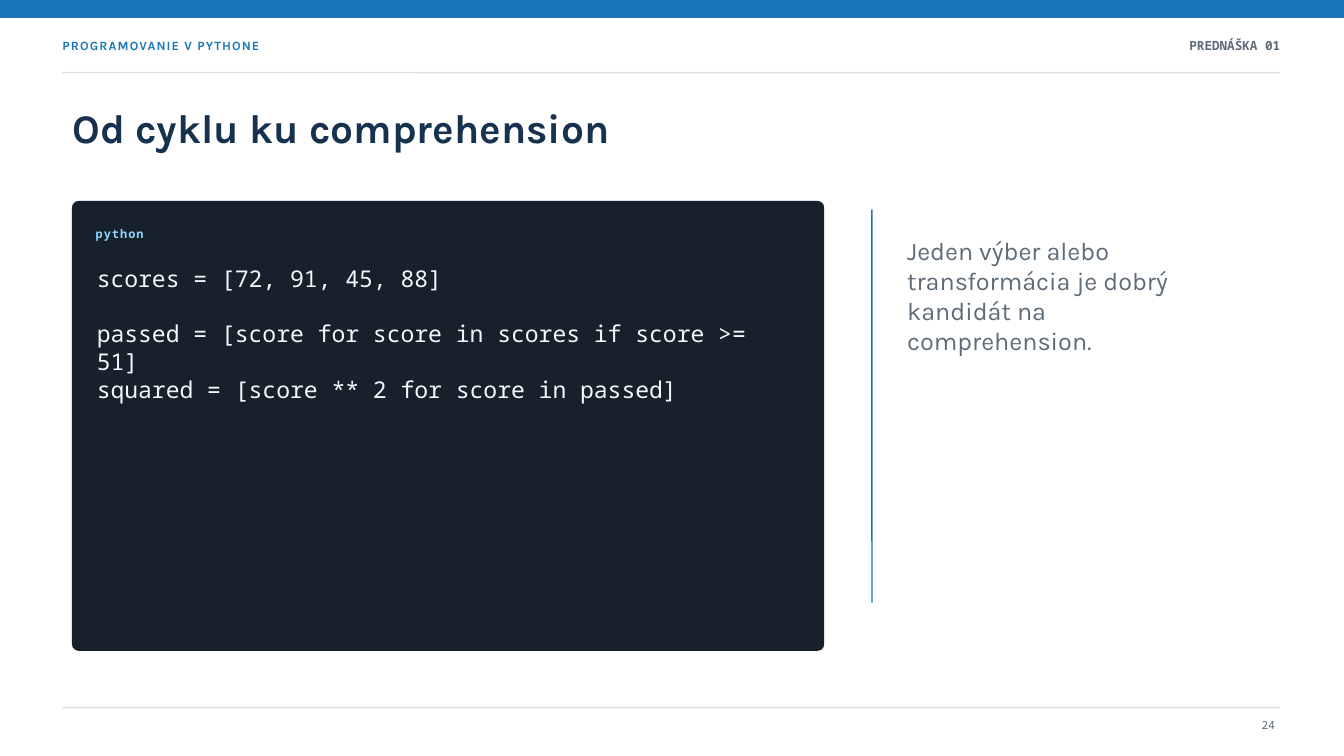
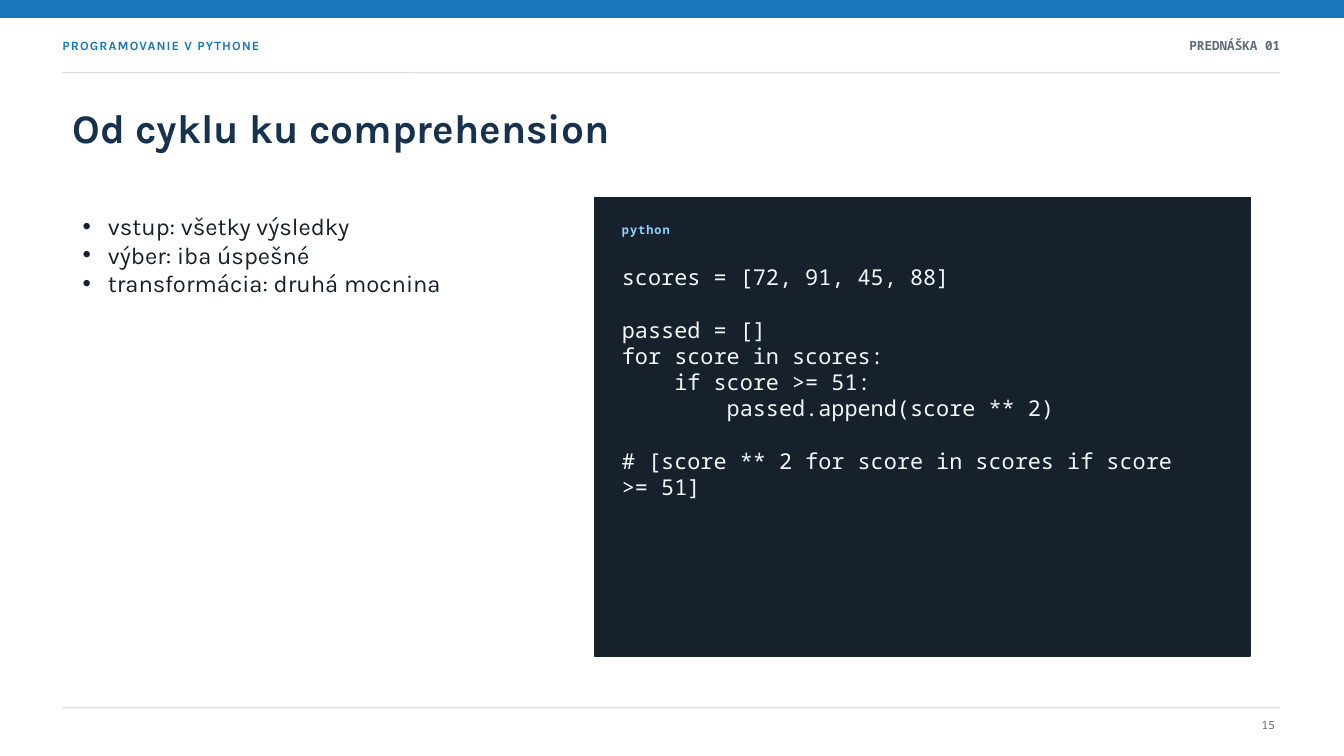
Before and after one commit to marek-horvath/python, a slide deck: slide 15 of presentations/01-uvod-ku-pythonu.sk.pptx (slide 24 before the commit). Drawn at 1344x756 pixels with LibreOffice and Linux fonts; fonts in the diff are those of the drawing. Boxes give left, top, right and bottom in pixels: in the first picture for what was removed or moved away, otherwise in the second. Text is boxed around its words. In the diff, an @@ line names an element or a change of style, - is before the commit and + after.

```diff
--- a/presentations/01-uvod-ku-pythonu.sk.pptx
+++ b/presentations/01-uvod-ku-pythonu.sk.pptx
@@ rounded rectangle removed at <box>73,202,824,650</box> @@
@@ rectangle added at <box>595,198,1250,656</box>, fill #17212B, outline #17212B 1 pt @@
@@ text added at <box>108,217,441,293</box>, 17 pt, text #18212B @@
+• vstup: všetky výsledky
+• výber: iba úspešné
+• transformácia: druhá mocnina
@@ text "python": place and size @@
-text "python" at <box>96,229,144,241</box>
+text "python" at <box>622,225,670,237</box>
@@ line removed from (872, 210) to (872, 603) @@
@@ text at <box>622,269,949,289</box>: size 16.5 to 15.6 pt in "scores = [72, 91, 45, 88]" @@
@@ text "scores = [72, 91, 45, ...": place and size @@
-text "scores = [72, 91, 45, ..." at <box>97,270,704,403</box>
+text "scores = [72, 91, 45, ..." at <box>622,269,1171,499</box>
@@ text removed at <box>907,241,1167,356</box> @@
-Jeden výber alebo transformácia je dobrý kandidát na comprehension.
@@ text at <box>622,321,1171,499</box>: text changed; size 16.5 to 15.6 pt @@
-passed = [score for score in scores if score >= 51]
-squared = [score ** 2 for score in passed]
+passed = []
+for score in scores:
+if score >= 51:
+passed.append(score ** 2)
+# [score ** 2 for score in scores if score >= 51]
@@ text at <box>1262,721,1275,729</box>: text changed @@
-24
+15
```
Also in this commit, not shown: 15 other slides changed, 11 slides added, 23 slides removed, 2 other files.
